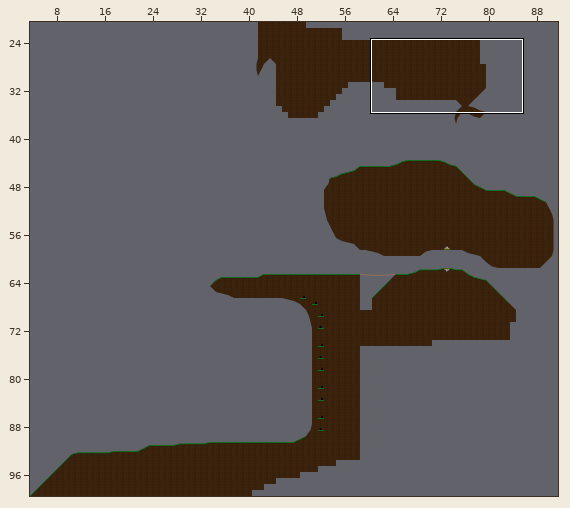
Tiled map: Code/GravWalker.Content/maps/testmap2.tmx. The picture above shows the old version from afar; the outline marks the close-up.
Close-up. Before:
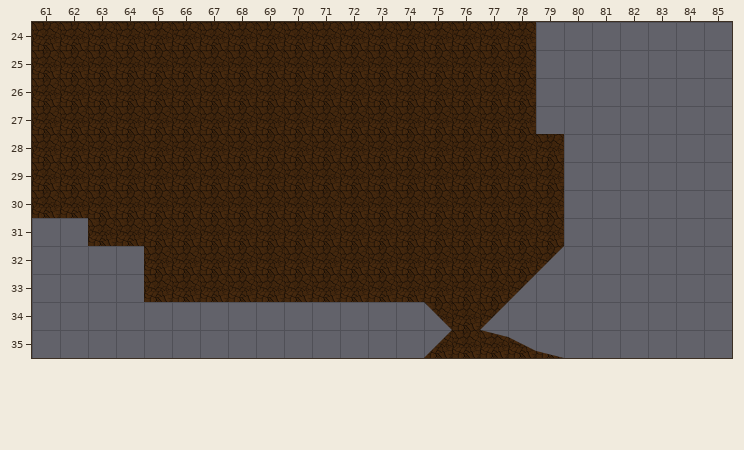
Cells are 128x128 px. Shown: x 61..85, y 24..35. The commit also changed other parts of the map, which this record leaves out.
New version:
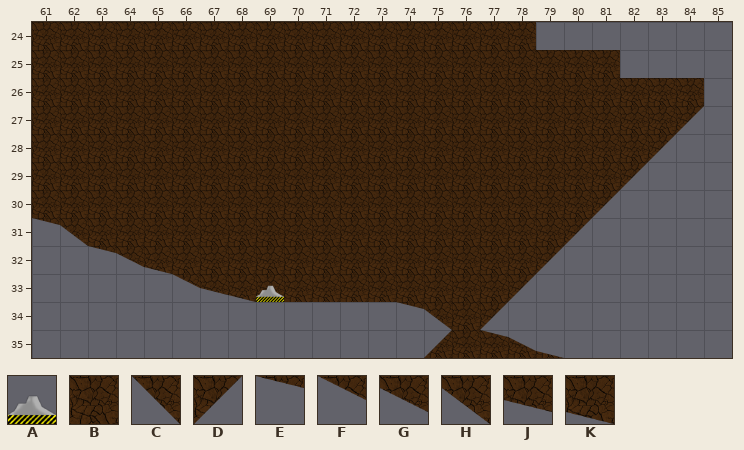
Key: from "grass": A 32; from "testtiles": B 1, C 8, D 10, E 11, F 24, G 42, H 44, J 56, K 72.
_ is an empty cell.
Changes in this commit:
Layer "Collision":
y 32: x 65 B -> _
y 33: x 65..69 BBBBB -> _____
Layer "Non-Collision":
y 25: x 79..81 ___ -> BBB
y 26: x 79..84 ______ -> BBBBBB
y 27: x 79..84 ______ -> BBBBBD
y 28: x 80..83 ____ -> BBBD
y 29: x 80..82 ___ -> BBD
y 30: x 80..81 __ -> BD
y 31: x 61..62 __ -> EH; x 80 _ -> D
y 32: x 63..65 ___ -> EGK
y 33: x 66..69 ____ -> FJKB
y 34: x 74..75 __ -> EH
Layer "Decals":
y 33: x 69 _ -> A
y 34: x 75 C -> _
Changed places in both close-ups, as pixel boxes (x1, y1, x2, y2):
added: (536, 50, 704, 246)
changed: (32, 218, 284, 302)
changed: (396, 302, 452, 330)
